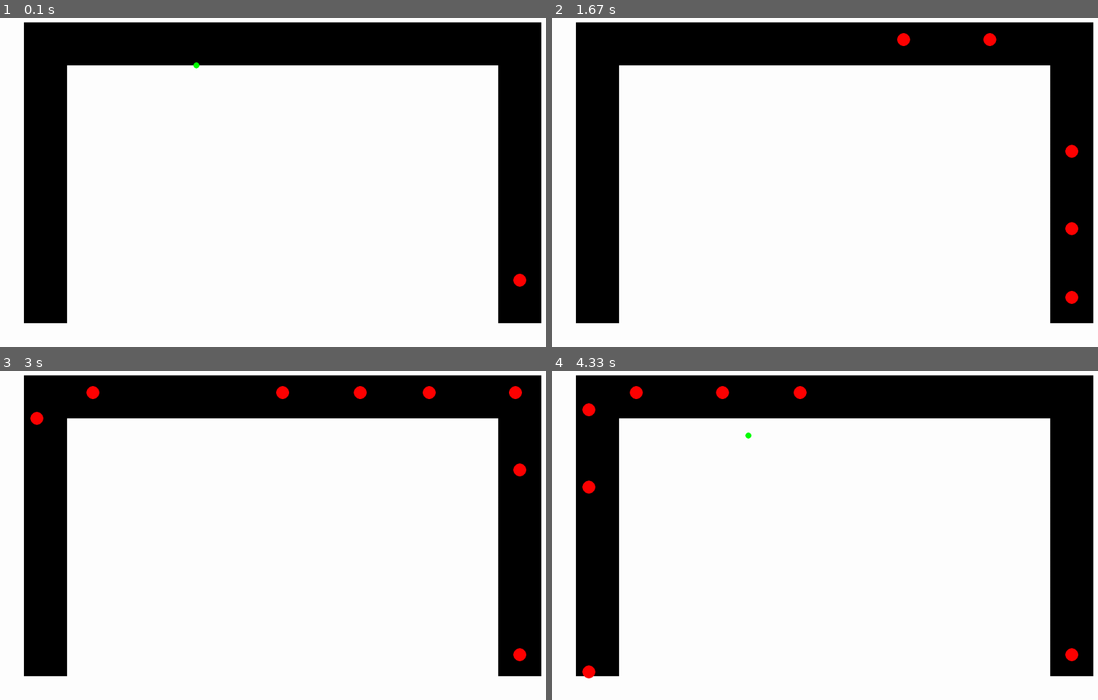
Above: before the commit, frames 1-4 (two rows, left to right).
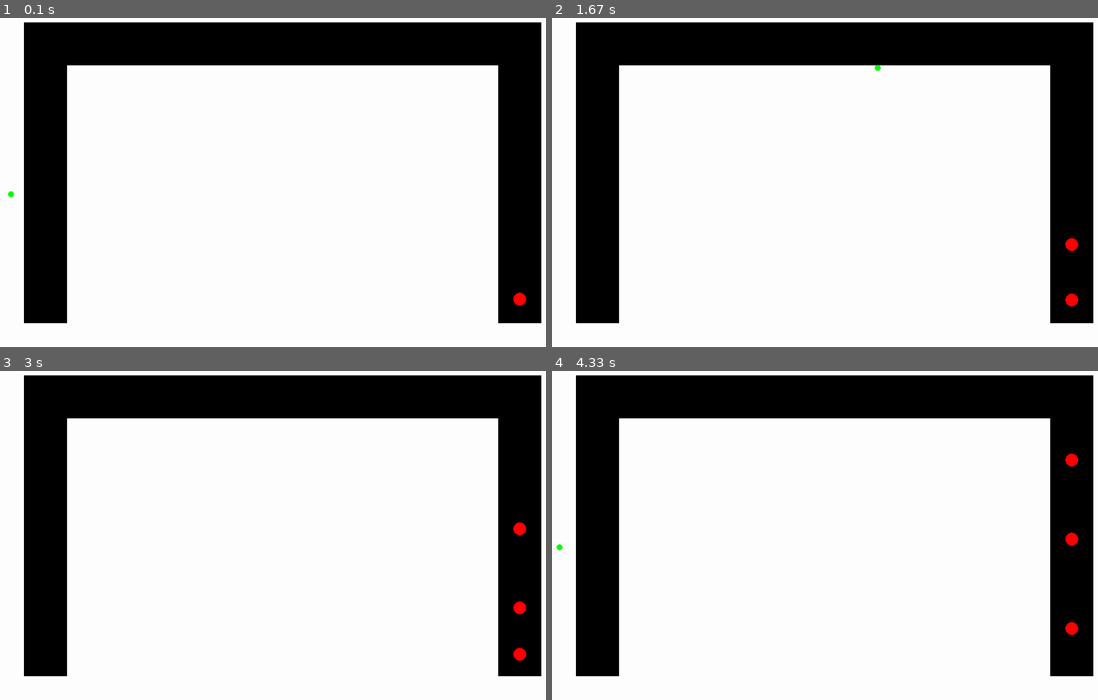
Above: after the commit, the same moments.

Repository: JCoder121/carsim
Game: pygame game, started from ani_current.py
The game is run twice, just before and just after one commit, with the same random seed, the same clock (stepped at 60 frames per second) and the same inputs.
Inputs:
- Up to frame 1 (0.1 s): no input
- Up to frame 2 (1.67 s): tap Space at 0.33, 1.07, 1.37, 1.63 s; tap Enter at 0.67 s
- Up to frame 3 (3 s): tap Space at 1.97, 2.27, 2.4 s
- Up to frame 4 (4.33 s): tap Enter at 4.3 s

The runs differ from the first frame. In frame 1, 0.2% of the frame differs, in the area x 1-97%, y 13-88%; in frame 2, 0.5%; in frame 3, 0.7%; in frame 4, 0.8%, in the area x 0-97%, y 4-94%.

Commit message:
Update ani_current.py

Diff:
--- a/ani_current.py
+++ b/ani_current.py
@@ -1,17 +1,22 @@
-#anirudh today
-#updated section 9/3/19 4:39PM
+#updated section 9/9/19 7:17PM
 #anichau and jeffchen
-#This update contains the beginning code for pedestrians
+
+#working version
+#decelerating is still a question
+#can move on to simulating the actual passenger drop off
+#remember on drop off to associate a boolean
+#if dropped off already, can't do it again
 import pygame
 import random
 import math
+import sys
 
 '''
 notes:
-make balls accelerate and decelerate
-collision detection in front
-stop at random times to simulate drop off
-Change the colors of the cars
+
+person and ball class for the cars
+with single speed system, cars no longer slow down and re-accelerate
+on corners (this is more representative)
 '''
 
 # Define some colors
@@ -24,7 +29,13 @@
 SCREEN_WIDTH = 1430
 SCREEN_HEIGHT = 850
 BALL_SIZE = 15
-
+SPEED = 1
+PERSON_SPEED = 2
+MAXSPEED = 2
+ACCEL = 0.03
+RANDOMPARAM = 25
+#change dt for acceleration change, bigger = faster accel
+dt = 0.005
 
 class Ball:
     """
@@ -33,21 +44,111 @@
     def __init__(self):
         self.x = 0
         self.y = 0
-        self.change_x = 0
-        self.change_y = 0
-
-
-def make_person():
-    '''
-    Makes the people that will cross the street
-    '''
-    person = Ball()
-    person.x = 500
-    person.y = 200
-    person.change_x = 10
-    person.change_y = 10
-
-    return person
+        self.speed = 0
+        self.y_accel = 0
+        self.x_accel = 0
+
+    def stop(self):
+        self.speed = 0
+        self.y_accel = 0
+        self.x_accel = 0
+
+    def accelerate(self, var1):
+        self.Y_ACCEL = self.y_accel*self.y_accel * dt
+        self.X_ACCEL = self.x_accel*self.x_accel * dt
+
+        #from right side
+        if var1 == 0:
+            self.speed = (self.speed + (self.Y_ACCEL))
+            if self.speed > MAXSPEED:
+                self.speed = MAXSPEED
+                self.y -= MAXSPEED
+            else:
+                self.y -= self.speed
+            self.y_accel += ACCEL
+
+        #from top side
+        elif var1 == 1:
+            self.speed = (self.speed + (self.X_ACCEL))
+            if self.speed > MAXSPEED:
+                self.speed = MAXSPEED
+                self.x -= MAXSPEED
+            else:
+                self.x -= self.speed
+            self.x_accel += ACCEL
+
+        #from left side
+        elif var1 == 2:
+            self.speed = (self.speed + (self.Y_ACCEL))
+            if self.speed > MAXSPEED:
+                self.speed = MAXSPEED
+                self.y += MAXSPEED
+            else:
+                self.y += self.speed
+            self.y_accel += ACCEL
+
+        else:
+            print('error accelerate')
+            print(var1)
+            sys.exit()
+
+    def decelerate(self, var1):
+        self.Y_ACCEL = self.y_accel*self.y_accel * dt
+        self.X_ACCEL = self.x_accel*self.x_accel * dt
+
+        #from right side
+        if var1 == 0:
+            self.speed = (self.speed - (self.Y_ACCEL))
+            if self.speed < 0:
+                self.speed = 0
+                self.y -= 0
+            else:
+                self.y -= self.speed
+            self.y_accel += ACCEL
+
+        #from top side
+        elif var1 == 1:
+            self.speed = (self.speed - (self.X_ACCEL))
+            if self.speed < 0:
+                self.speed = 0
+                self.x -= 0
+            else:
+                self.x -= self.speed
+            self.x_accel += ACCEL
+
+        #from left side
+        elif var1 == 2:
+            self.speed = (self.speed - (self.Y_ACCEL))
+            if self.speed < 0:
+                self.speed = 0
+                self.y += 0
+            else:
+                self.y += self.speed
+            self.y_accel += ACCEL
+
+        else:
+            print('error decelerate')
+            sys.exit()
+
+
+    def reset(self):
+        self.speed = 0
+        self.y_accel = 0
+        self.x_accel = 0
+
+
+class Person:
+    """
+    Class to make person randomly spawn in 3+ randomly
+    generated locations
+    """
+    def __init__(self):
+        self.x = 0
+        self.y = 0
+        self.speed = PERSON_SPEED
+        self.initial = 0
+        self.personal_value = random.randint(0,2)
+
 
 def make_ball():
     """
@@ -57,27 +158,53 @@
     # Starting position of the ball.
     ball.x = 1250
     ball.y = 700
-    ball.change_x = 10
-    ball.change_y = 10
-
+    ball.speed = SPEED
     return ball
+
+def make_person():
+    #make person function that crosses the street and simulate a sidewalk
+    #3 possible segments where pedestrians can spawn
+    person = Person()
+
+    #right side
+    if person.personal_value == 0:
+        person.x = 1350
+        person.initial = person.x
+        person.y = 400
+
+    #top level
+    elif person.personal_value == 1:
+        person.x = 800
+        person.initial = person.y
+        person.y = 40
+
+    #left side
+    elif person.personal_value == 2:
+        person.x = 60
+        person.initial = person.y
+        person.y = 450
+
+    else:
+        print('error personal value')
+        sys.exit()
+
+    return person
 
 def distance(a,b):
     '''
     This function will find the distance between any two balls
     '''
-    return math.sqrt((a.y - b.y)**2 + (a.x - b.x)**2)
+    return math.sqrt((a.y - b.y)**2 + (a.x - a.y)**2)
 
 def main():
-    """
+    '''
     This is our main program.
-    """
+    '''
     pygame.init()
 
     # Set the height and width of the screen
     size = [SCREEN_WIDTH, SCREEN_HEIGHT]
     screen = pygame.display.set_mode(size)
-
     pygame.display.set_caption("Bouncing Balls")
 
     # Loop until the user clicks the close button.
@@ -88,14 +215,11 @@
 
     ball_list = []
     person_list = []
-    #cars
+
     ball = make_ball()
     ball_list.append(ball)
-
-    #people
-    person = make_person()
-    person_list.append(person)
-
+    first_cross = make_person()
+    person_list.append(first_cross)
 
     # -------- Main Program Loop -----------
     while not done:
@@ -104,98 +228,131 @@
             if event.type == pygame.QUIT:
                 done = True
             elif event.type == pygame.KEYDOWN:
-                # Space bar! Spawn a new ball.
-                if event.key == pygame.K_SPACE:
+                #Space bar! Spawn a new ball.
+                #prevent rapid firing spawn
+                if event.key == pygame.K_SPACE and ball.y < 680:
                     ball = make_ball()
                     ball_list.append(ball)
                 if event.key == pygame.K_RETURN:
                     person = make_person()
                     person_list.append(person)
 
+        #random car spawn
+        x = random.randint(1,RANDOMPARAM)
+        #check if random match and there is a ball above
+        if (x==3) and (ball.y < 680):
+            ball = make_ball()
+            ball_list.append(ball)
+
+        #random pedestrian spawn
+        another_random = random.randint(1, RANDOMPARAM + 100)
+        if (another_random == 3):
+            person = make_person()
+            person_list.append(person)
+
         # --- Logic
         for ball in ball_list:
-            # Move the ball's center
-            ball.y += -ball.change_y
-            if ball.y < 100:
-                ball.change_x = -10
-                ball.x += ball.change_x
-                ball.change_y = 0
-
-
-            if ball.x < 125:
-                #print('hey')
-                ball.change_x= 10
-                ball.x += ball.change_x
-                ball.y += ball.change_y
-                ball.change_y = -10
-
+            #Move the ball's center, check for position to move ball where
+            #DECELERATING IS BIG KEY - STAY OR NO?
+
+            #see if ball is on left side, will go vertical motion down
+            accel_bool = True
+
+            if ball.x < 155 and ball.y > 90:
+
+                for infront in range(20,30):
+                    value3 = screen.get_at((int(ball.x), int(ball.y)+infront))
+                    if (value3 == RED) or (value3 == GREEN):
+                        accel_bool = False
+                        #ball.decelerate(2)
+                        ball.reset()
+                        break
+
+                if accel_bool:
+                    ball.accelerate(2)
+
+            else:
+                #see if ball is on right side, will go vertical motion up
+                if ball.y > 100:
+                    for infront in range(20, 30):
+                        value1 = screen.get_at((int(ball.x), int(ball.y)-infront))
+                        if (value1 == RED) or (value1 == GREEN):
+                            accel_bool = False
+                            #ball.decelerate(0)
+                            ball.reset()
+                            break
+
+                    if accel_bool:
+                        ball.accelerate(0)
+
+                #see if ball is on top side, will go horizontal motion left
+                elif ball.y < 100:
+                    for infront in range(20, 30):
+                        value2 = screen.get_at(((int(ball.x)-infront), int(ball.y)))
+
+                        if (value2 == RED) or (value2 == GREEN):
+                            accel_bool = False
+                            #ball.decelerate(1)
+                            ball.reset()
+                            break
+
+                    if accel_bool:
+                        ball.accelerate(1)
+
+            #get rid of ball if it crosses
             if ball.y >(SCREEN_HEIGHT - 50) and ball.x<(200):
-              del ball_list[0]
-
-
-        # -- Distance ( Object Detection )---
-            i =0
-            j =0
-            if (len(ball_list) > 1):
-                for x in range(len(ball_list)- 1):
-                    if (distance(ball_list[i], ball_list[i+1]) < 100):
-                        ball_list[i+1].change_y = 0
-                    if len(person_list) > 0:
-                        for y in range(len(person_list)):
-                            if (distance(ball_list[i], person_list[j]) < 100):
-                                    ball_list[i].change_x = 0
-                                    ball_list[i].x += 0
-                        #print(distance(ball_list[i],ball_list[i+1]))
-                    i = i + 1
-
-        # -- Pedestrian Crossing
+                del ball_list[0]
+
+
+        #pedestrian crossing
         for person in person_list:
-            person.y += -person.change_y
-
-            if person.y < 20:
-                del person_list[0]
-
-
-
+            #person coming from right leg
+            if person.personal_value == 0:
+                person.x -= PERSON_SPEED
+
+            #person coming from top
+            elif person.personal_value == 1:
+                person.y += PERSON_SPEED
+
+            #person coming from left leg
+            elif person.personal_value == 2:
+                person.x += PERSON_SPEED
+
+            else:
+                print('error personlist')
+                sys.exit()
+
+            #always check if person has walked 200 pixels, then erase
+            if((person.personal_value == 0 or person.personal_value== 2)
+               and (abs(person.initial - person.x) > 200)):
+                del(person_list[0])
+
+            elif((person.personal_value == 1)
+                 and abs(person.initial - person.y) > 200):
+                del(person_list[0])
 
         # --- Drawing
         # Set the screen background
         screen.fill(WHITE)
         #draw the road
-
         pygame.draw.rect(screen, BLACK, (100, 50, 1200, 100))
         pygame.draw.rect(screen, BLACK, (1200, 50, 100, 700))
         pygame.draw.rect(screen, BLACK, (100, 50, 100, 700))
 
-
-        # Draw the balls
+        # draw everything
         for ball in ball_list:
-            pygame.draw.circle(screen, RED, [ball.x, ball.y], BALL_SIZE)
-
-        # Draw the pedestrians
+            pygame.draw.circle(screen, RED, [int(ball.x), int(ball.y)], BALL_SIZE)
+
         for person in person_list:
-            pygame.draw.circle(screen, GREEN, [person.x, person.y], 7)
-
-        # --- Wrap-up
-        # Limit to 60 frames per second
+            pygame.draw.circle(screen, GREEN, [int(person.x), int(person.y)], 7)
+
+        # --- Wrap-up, limit to 60 frames per second
         clock.tick(60)
 
-        # Go ahead and update the screen with what we've drawn.
-#        if len(ball_list) > 0:
-            #print(ball_list)
+        # update screen with newly drawn
         pygame.display.flip()
-        '''
-        if (len(person_list) > 0):
-            #print(person_list)
-        '''
-
-        if (len(person_list) > 0) and (distance(ball_list[i], person_list[j]) <100) :
-            #print("hey")
-            #print(person_list[j].x , person_list[j].y)
-            #print(ball_list[i].x , ball_list[i].y)
-            ball_list[i].change_x = 0
-
-    # Close everything down
+
+    # Close everything
     pygame.quit()
 
 if __name__ == "__main__":
